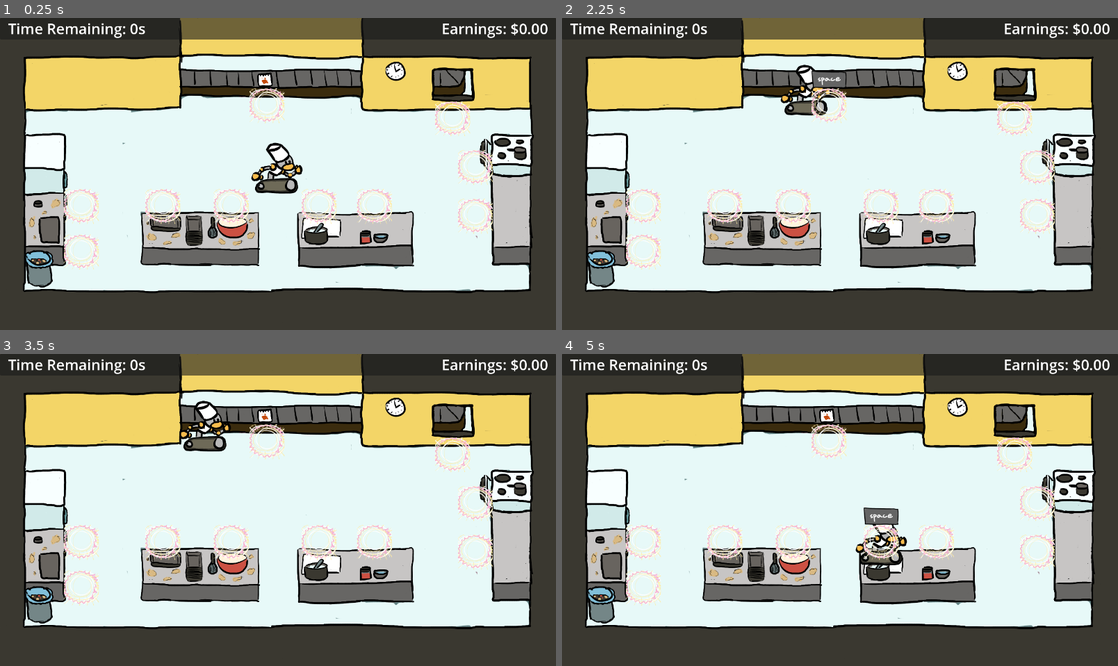
Above: before the commit, frames 1-4 (two rows, left to right).
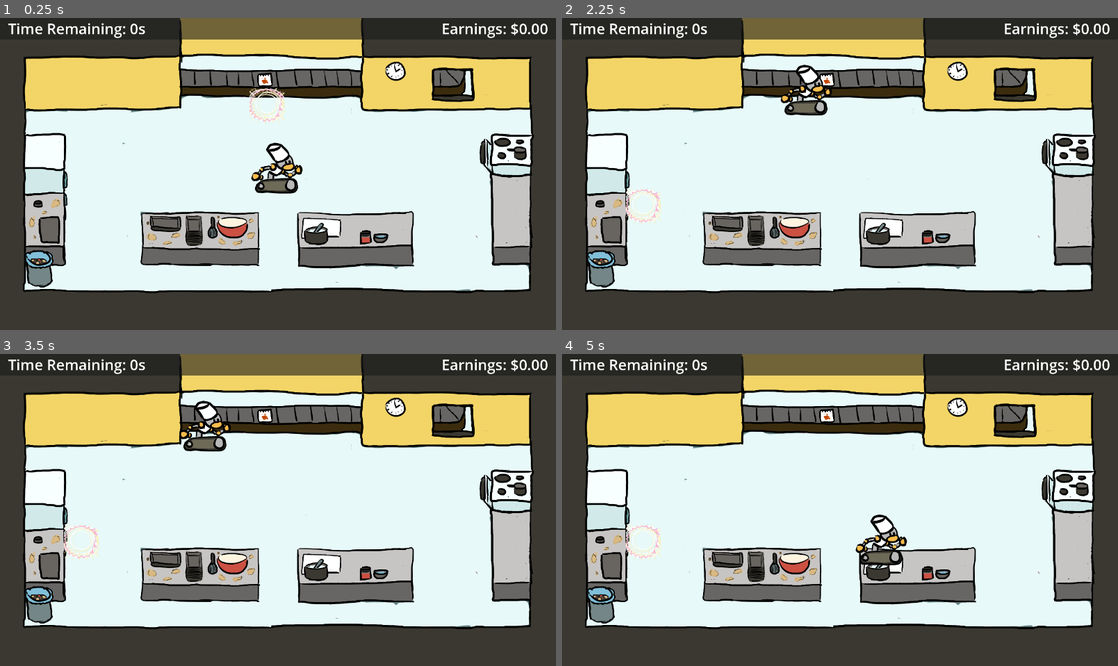
Above: after the commit, the same moments.

Repository: yanalex981/Tasty-Treads
Game: Godot game, scene res://Scenes/kitchen.tscn
Two runs of this game, one before a commit and one after it. Both use one fixed random seed, a clock stepped at 60 frames per second and the inputs below.
Inputs:
- Up to frame 1 (0.25 s): no input
- Up to frame 2 (2.25 s): tap Enter at 0.5 s; hold W (up) 0.53-2.03 s; tap Space at 2 s; hold A (left) from 2.03 s (still down)
- Up to frame 3 (3.5 s): keep holding A (left); tap Enter at 2.75 s
- Up to frame 4 (5 s): tap Space at 3.5 s; release A (left) at 3.53 s; hold S (down) 3.53-4.28 s; hold D (right) from 4.28 s (still down)

The runs differ from the first frame. In frame 1, 2.0% of the frame differs, in the area x 11-89%, y 26-81%; in frame 2, 2.3%; in frame 3, 2.1%; in frame 4, 2.5%, in the area x 11-89%, y 22-81%.

Commit message:
changed TaskInitiator to Interactable, reduced its responsibilities some component files were created outside the component folder by mistake, they got moved there order tracking is functional, allowing highlighted areas to appear and disappear following the recipe's progress

Diff:
--- a/Scenes/TaskInitiator.tscn
+++ b/Scenes/Components/Interactable.tscn
@@ -1,20 +1,20 @@
-[gd_scene load_steps=3 format=3 uid="uid://dsb03nbrr3oek"]
+[gd_scene load_steps=3 format=3 uid="uid://bd51qipgd5htg"]
 
-[ext_resource type="Script" path="res://Scripts/TaskInitiator.gd" id="1_no5bq"]
+[ext_resource type="Script" path="res://Scripts/Components/Interactable.gd" id="1_no5bq"]
 
 [sub_resource type="CircleShape2D" id="CircleShape2D_cl24f"]
 radius = 8.0
 
-[node name="task_initiator" type="Area2D"]
+[node name="interactable" type="Area2D"]
 collision_layer = 4
 collision_mask = 4
 script = ExtResource("1_no5bq")
-interact_input_map = null
 
 [node name="effect_sprite" type="Sprite2D" parent="."]
 
 [node name="proximity_icon" type="Sprite2D" parent="."]
 visible = false
+position = Vector2(0, -1)
 
 [node name="interactable_zone" type="CollisionShape2D" parent="."]
 shape = SubResource("CircleShape2D_cl24f")
--- a/Scenes/Components/OrderSpawner.tscn
+++ b/Scenes/Components/OrderSpawner.tscn
@@ -1,6 +1,6 @@
-[gd_scene load_steps=2 format=3 uid="uid://dqn6ib017kytg"]
+[gd_scene load_steps=2 format=3]
 
-[ext_resource type="Script" path="res://Scripts/OrderSpawner.gd" id="1_hcg43"]
+[ext_resource type="Script" path="res://Scripts/Components/OrderSpawner.gd" id="1_hcg43"]
 
 [node name="order_spawner" type="Node"]
 script = ExtResource("1_hcg43")
--- /dev/null
+++ b/Scenes/Components/OrderTracker.tscn
@@ -0,0 +1,6 @@
+[gd_scene load_steps=2 format=3 uid="uid://dnt1pap5cyrvx"]
+
+[ext_resource type="Script" path="res://Scripts/Components/OrderTracker.gd" id="1_xf5ba"]
+
+[node name="order_tracker" type="Node"]
+script = ExtResource("1_xf5ba")
--- a/Scenes/kitchen.tscn
+++ b/Scenes/kitchen.tscn
@@ -1,13 +1,15 @@
-[gd_scene load_steps=15 format=3 uid="uid://dqn5rbiqkg3ai"]
+[gd_scene load_steps=17 format=3 uid="uid://u6phxioott5c"]
 
 [ext_resource type="Texture2D" uid="uid://brni2ye3h35s7" path="res://Assets/kitchen_background.png" id="1_7se1p"]
+[ext_resource type="Script" path="res://Scripts/Kitchen.gd" id="1_hjfb8"]
 [ext_resource type="Texture2D" uid="uid://c0xc7n7boh6q" path="res://Assets/player.png" id="2_ptg0c"]
 [ext_resource type="PackedScene" uid="uid://c04aat1tfor06" path="res://Scenes/Components/DirectionalMoveController.tscn" id="3_q7l5r"]
-[ext_resource type="PackedScene" uid="uid://dqn6ib017kytg" path="res://Scenes/Components/OrderSpawner.tscn" id="4_sqh5n"]
+[ext_resource type="PackedScene" uid="uid://dnt1pap5cyrvx" path="res://Scenes/Components/OrderTracker.tscn" id="4_4oyt0"]
+[ext_resource type="PackedScene" path="res://Scenes/Components/OrderSpawner.tscn" id="4_sqh5n"]
 [ext_resource type="Resource" uid="uid://c202jsm8sgybc" path="res://Resources/Recipes/cookies.tres" id="5_cluty"]
 [ext_resource type="Resource" uid="uid://bwnq5okk2taen" path="res://Resources/Recipes/cake.tres" id="6_15k22"]
 [ext_resource type="Resource" uid="uid://ddwwrgj7afykp" path="res://Resources/Recipes/croissant.tres" id="7_rj4d4"]
-[ext_resource type="PackedScene" uid="uid://dsb03nbrr3oek" path="res://Scenes/TaskInitiator.tscn" id="8_xnfjy"]
+[ext_resource type="PackedScene" uid="uid://bd51qipgd5htg" path="res://Scenes/Components/Interactable.tscn" id="8_xnfjy"]
 [ext_resource type="Texture2D" uid="uid://xt6ufjiufigx" path="res://Assets/area_highlight.png" id="9_i0njw"]
 [ext_resource type="Texture2D" uid="uid://c1h4jem4tkrnl" path="res://Assets/Controls/interact.png" id="10_i0fk7"]
 
@@ -25,6 +27,7 @@
 
 [node name="kitchen_main" type="Node2D"]
 texture_filter = 1
+script = ExtResource("1_hjfb8")
 
 [node name="round_timer" type="Timer" parent="."]
 
@@ -118,65 +121,98 @@
 text = "Earnings: $0.00"
 label_settings = SubResource("LabelSettings_83scp")
 
+[node name="order_tracker" parent="." node_paths=PackedStringArray("order_spawner", "order_source", "order_destination", "fridge", "mixing_bowl", "cutting_station", "cooling_station", "batter_station", "icing_station", "sprinkling_station", "oven") instance=ExtResource("4_4oyt0")]
+order_spawner = NodePath("../order_spawner")
+order_source = NodePath("../source_highlight")
+order_destination = NodePath("../destination_highlight")
+fridge = NodePath("../fridge_highlight")
+mixing_bowl = NodePath("../mixing_highlight")
+cutting_station = NodePath("../cutting_highlight")
+cooling_station = NodePath("../cooling_highlight")
+batter_station = NodePath("../batter_highlight")
+icing_station = NodePath("../icing_highlight")
+sprinkling_station = NodePath("../sprinkle_highlight")
+oven = NodePath("../oven_highlight")
+
 [node name="order_spawner" parent="." instance=ExtResource("4_sqh5n")]
 spawnable_orders = Array[Resource("res://Scripts/Recipe.gd")]([ExtResource("5_cluty"), ExtResource("6_15k22"), ExtResource("7_rj4d4")])
 
-[node name="task_initiator" parent="." instance=ExtResource("8_xnfjy")]
+[node name="fridge_highlight" parent="." instance=ExtResource("8_xnfjy")]
 position = Vector2(200, 464)
 interact_input_map = "interact"
-effect_sprite = ExtResource("9_i0njw")
-proximity_sprite = ExtResource("10_i0fk7")
-
-[node name="task_initiator2" parent="." instance=ExtResource("8_xnfjy")]
+enabled = false
+effect_sprite = ExtResource("9_i0njw")
+proximity_sprite = ExtResource("10_i0fk7")
+
+[node name="mixing_highlight" parent="." instance=ExtResource("8_xnfjy")]
 position = Vector2(200, 576)
 interact_input_map = "interact"
-effect_sprite = ExtResource("9_i0njw")
-proximity_sprite = ExtResource("10_i0fk7")
-
-[node name="task_initiator3" parent="." instance=ExtResource("8_xnfjy")]
+enabled = false
+effect_sprite = ExtResource("9_i0njw")
+proximity_sprite = ExtResource("10_i0fk7")
+
+[node name="batter_highlight" parent="." instance=ExtResource("8_xnfjy")]
 position = Vector2(400, 464)
 interact_input_map = "interact"
-effect_sprite = ExtResource("9_i0njw")
-proximity_sprite = ExtResource("10_i0fk7")
-
-[node name="task_initiator4" parent="." instance=ExtResource("8_xnfjy")]
+enabled = false
+effect_sprite = ExtResource("9_i0njw")
+proximity_sprite = ExtResource("10_i0fk7")
+
+[node name="cutting_highlight" parent="." instance=ExtResource("8_xnfjy")]
 position = Vector2(568, 464)
 interact_input_map = "interact"
-effect_sprite = ExtResource("9_i0njw")
-proximity_sprite = ExtResource("10_i0fk7")
-
-[node name="task_initiator5" parent="." instance=ExtResource("8_xnfjy")]
+enabled = false
+effect_sprite = ExtResource("9_i0njw")
+proximity_sprite = ExtResource("10_i0fk7")
+
+[node name="icing_highlight" parent="." instance=ExtResource("8_xnfjy")]
 position = Vector2(784, 464)
 interact_input_map = "interact"
-effect_sprite = ExtResource("9_i0njw")
-proximity_sprite = ExtResource("10_i0fk7")
-
-[node name="task_initiator6" parent="." instance=ExtResource("8_xnfjy")]
+enabled = false
+effect_sprite = ExtResource("9_i0njw")
+proximity_sprite = ExtResource("10_i0fk7")
+
+[node name="sprinkle_highlight" parent="." instance=ExtResource("8_xnfjy")]
 position = Vector2(920, 464)
 interact_input_map = "interact"
-effect_sprite = ExtResource("9_i0njw")
-proximity_sprite = ExtResource("10_i0fk7")
-
-[node name="task_initiator7" parent="." instance=ExtResource("8_xnfjy")]
+enabled = false
+effect_sprite = ExtResource("9_i0njw")
+proximity_sprite = ExtResource("10_i0fk7")
+
+[node name="oven_highlight" parent="." instance=ExtResource("8_xnfjy")]
 position = Vector2(1168, 368)
 interact_input_map = "interact"
-effect_sprite = ExtResource("9_i0njw")
-proximity_sprite = ExtResource("10_i0fk7")
-
-[node name="task_initiator8" parent="." instance=ExtResource("8_xnfjy")]
+enabled = false
+effect_sprite = ExtResource("9_i0njw")
+proximity_sprite = ExtResource("10_i0fk7")
+
+[node name="cooling_highlight" parent="." instance=ExtResource("8_xnfjy")]
 position = Vector2(1168, 488)
 interact_input_map = "interact"
-effect_sprite = ExtResource("9_i0njw")
-proximity_sprite = ExtResource("10_i0fk7")
-
-[node name="task_initiator9" parent="." instance=ExtResource("8_xnfjy")]
+enabled = false
+effect_sprite = ExtResource("9_i0njw")
+proximity_sprite = ExtResource("10_i0fk7")
+
+[node name="destination_highlight" parent="." instance=ExtResource("8_xnfjy")]
 position = Vector2(1112, 248)
 interact_input_map = "interact"
-effect_sprite = ExtResource("9_i0njw")
-proximity_sprite = ExtResource("10_i0fk7")
-
-[node name="task_initiator10" parent="." instance=ExtResource("8_xnfjy")]
+enabled = false
+effect_sprite = ExtResource("9_i0njw")
+proximity_sprite = ExtResource("10_i0fk7")
+
+[node name="source_highlight" parent="." instance=ExtResource("8_xnfjy")]
 position = Vector2(656, 216)
 interact_input_map = "interact"
 effect_sprite = ExtResource("9_i0njw")
 proximity_sprite = ExtResource("10_i0fk7")
+
+[connection signal="invoked" from="fridge_highlight" to="." method="_on_fridge_highlight_invoked"]
+[connection signal="invoked" from="mixing_highlight" to="." method="_on_mixing_highlight_invoked"]
+[connection signal="invoked" from="batter_highlight" to="." method="_on_batter_highlight_invoked"]
+[connection signal="invoked" from="cutting_highlight" to="." method="_on_cutting_highlight_invoked"]
+[connection signal="invoked" from="icing_highlight" to="." method="_on_icing_highlight_invoked"]
+[connection signal="invoked" from="sprinkle_highlight" to="." method="_on_sprinkle_highlight_invoked"]
+[connection signal="invoked" from="oven_highlight" to="." method="_on_oven_highlight_invoked"]
+[connection signal="invoked" from="cooling_highlight" to="." method="_on_cooling_highlight_invoked"]
+[connection signal="invoked" from="destination_highlight" to="." method="_on_destination_highlight_invoked"]
+[connection signal="invoked" from="source_highlight" to="." method="_on_order_source_invoked"]
--- a/Scripts/TaskInitiator.gd
+++ b/Scripts/Components/Interactable.gd
@@ -1,5 +1,5 @@
 @tool
-class_name TaskInitiator
+class_name Interactable
 extends Area2D
 
 signal invoked
@@ -8,22 +8,46 @@
 @export var enabled : bool = true:
 	set(value):
 		enabled = value
-		if not enabled:
-			$proximity_icon.visible = false
+		update_effect_sprite_visibility()
+		update_proximity_icon_visibility()
+
 @export var effect_sprite : Texture:
 	set(sprite):
 		effect_sprite = sprite
 		$effect_sprite.texture = sprite
 		update_proximity_sprite_offset()
+
 @export var proximity_sprite : Texture:
 	set(sprite):
 		proximity_sprite = sprite
 		$proximity_icon.texture = sprite
 		update_proximity_sprite_offset()
 
+var in_range : bool = false:
+	set(value):
+		in_range = value
+
+		update_effect_sprite_visibility()
+		update_proximity_icon_visibility()
+
+func update_proximity_icon_visibility():
+	if not enabled:
+		$proximity_icon.visible = false
+		return
+
+	$proximity_icon.visible = in_range
+
+func update_effect_sprite_visibility():
+	$effect_sprite.visible = enabled
+
 func _input(_event):
-	if enabled and Input.is_action_pressed(interact_input_map):
+	if enabled and in_range and Input.is_action_just_released(interact_input_map):
 		emit_signal("invoked")
+
+func _ready():
+	update_proximity_sprite_offset()
+	update_effect_sprite_visibility()
+	update_proximity_icon_visibility()
 
 func update_proximity_sprite_offset():
 	var zone_bounds = $effect_sprite.get_rect().size.abs()
@@ -31,8 +55,7 @@
 	$proximity_icon.position = Vector2(0, zone_bounds.y + icon_bounds.y) / -2
 
 func _on_area_entered(_area):
-	if enabled:
-		$proximity_icon.visible = true
+	in_range = true
 
 func _on_area_exited(_area):
-	$proximity_icon.visible = false
+	in_range = false
--- a/Scripts/OrderSpawner.gd
+++ b/Scripts/Components/OrderSpawner.gd
@@ -4,7 +4,7 @@
 
 @export var spawnable_orders : Array[Recipe]
 
-@onready var rng = RandomNumberGenerator.new()
+var rng = RandomNumberGenerator.new()
 
 var total_spawn_weighting : int:
 	get:
--- /dev/null
+++ b/Scripts/Components/OrderTracker.gd
@@ -0,0 +1,80 @@
+class_name OrderTracker
+extends Node
+
+signal order_changed(order : Recipe)
+signal order_completed
+signal progress_changed(progress : int)
+
+@export var order_spawner : OrderSpawner
+
+@export var order_source : Interactable
+@export var order_destination : Interactable
+@export var fridge : Interactable
+@export var mixing_bowl : Interactable
+@export var cutting_station : Interactable
+@export var cooling_station : Interactable
+@export var batter_station : Interactable
+@export var icing_station : Interactable
+@export var sprinkling_station : Interactable
+@export var oven : Interactable
+
+@onready var highlights = [order_source, order_destination, fridge, mixing_bowl, cutting_station, cooling_station, batter_station, icing_station, sprinkling_station, oven]
+
+@onready var current_order : Recipe:
+	set(order):
+		current_order = order
+		progress = 0
+		emit_signal("order_changed", order)
+
+var progress : int = 0:
+	set(value):
+#		progress = clamp(value, 0, current_order.recipe_steps.size())
+		progress = value
+		emit_signal("progress_changed", value)
+		_update_highlight_visibility()
+
+func _ready():
+	_update_highlight_visibility()
+
+func _update_highlight_visibility():
+	if current_order == null:
+		for item in highlights:
+			item.enabled = false
+		order_source.enabled = true
+	elif progress >= current_order.recipe_steps.size():
+		for item in highlights:
+			item.enabled = false
+		order_destination.enabled = true
+	else:
+		for item in highlights:
+			item.enabled = false
+		var step = current_order.recipe_steps[progress]
+		match step:
+			Recipe.TaskType.GET_INGREDIENTS:
+				fridge.enabled = true
+			Recipe.TaskType.MIX:
+				mixing_bowl.enabled = true
+			Recipe.TaskType.POUR:
+				batter_station.enabled = true
+			Recipe.TaskType.CUT_COOKIES:
+				cutting_station.enabled = true
+			Recipe.TaskType.BAKE:
+				oven.enabled = true
+			Recipe.TaskType.COOL:
+				cooling_station.enabled = true
+			Recipe.TaskType.SMEAR_ICING:
+				icing_station.enabled = true
+			Recipe.TaskType.ADD_SPRINKLES:
+				sprinkling_station.enabled = true
+
+func next_step():
+	if current_order == null:
+		return
+
+	progress += 1
+
+func complete_order():
+	current_order = null
+
+func _get_configuration_warnings():
+	return []
--- /dev/null
+++ b/Scripts/Kitchen.gd
@@ -0,0 +1,31 @@
+extends Node2D
+
+func _on_order_source_invoked():
+	$order_tracker.current_order = $order_spawner.next_order
+
+func _on_destination_highlight_invoked():
+	$order_tracker.complete_order()
+
+func _on_fridge_highlight_invoked():
+	$order_tracker.next_step()
+
+func _on_mixing_highlight_invoked():
+	$order_tracker.next_step()
+
+func _on_batter_highlight_invoked():
+	$order_tracker.next_step()
+
+func _on_cutting_highlight_invoked():
+	$order_tracker.next_step()
+
+func _on_icing_highlight_invoked():
+	$order_tracker.next_step()
+
+func _on_sprinkle_highlight_invoked():
+	$order_tracker.next_step()
+
+func _on_oven_highlight_invoked():
+	$order_tracker.next_step()
+
+func _on_cooling_highlight_invoked():
+	$order_tracker.next_step()
